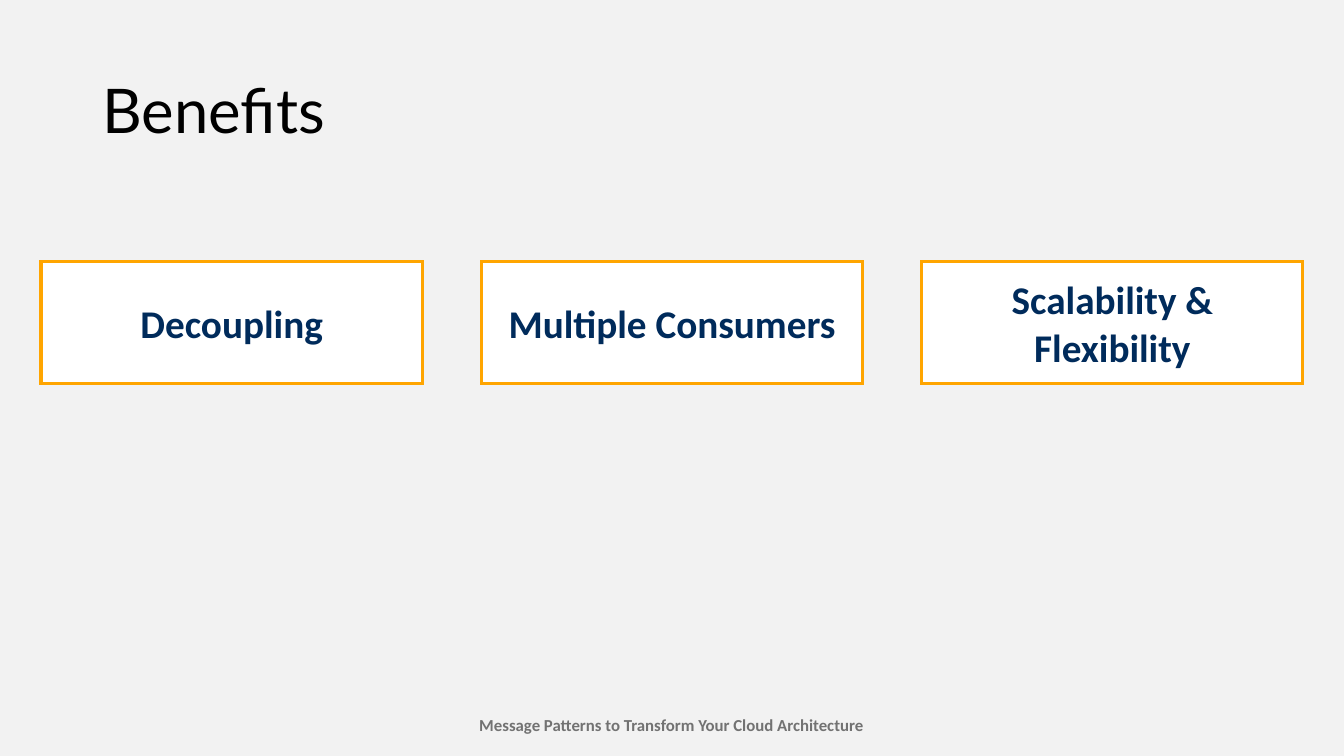
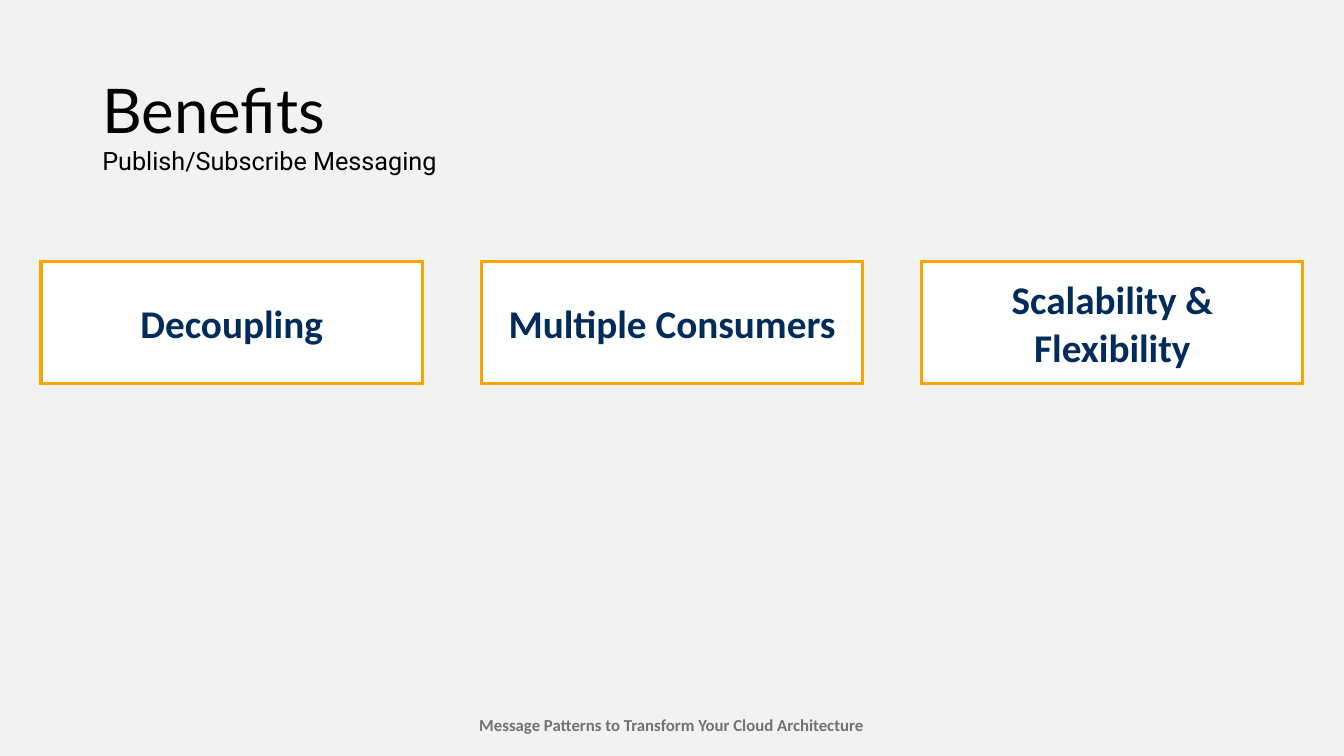
Before and after one commit to TaleLearnCode/MessagingPatternsToTransformYourCloudArchitecture, a slide deck: slide 31 of EventMaterials/MessagingPatterns-AtlantaCloudConference2025.pptx. Drawn at 1344x756 pixels with LibreOffice and Linux fonts; fonts in the diff are those of the drawing. Boxes give left, top, right and bottom in pixels: in the first picture for what was removed or moved away, otherwise in the second. Text is boxed around its words. In the diff, an @@ line names an element or a change of style, - is before the commit and + after.

```diff
--- a/EventMaterials/MessagingPatterns-AtlantaCloudConference2025.pptx
+++ b/EventMaterials/MessagingPatterns-AtlantaCloudConference2025.pptx
@@ text added at (102, 151, 436, 176), 18 pt, text #000000 @@
+Publish/Subscribe Messaging
```
Also in this commit, not shown: 43 other slides changed, 1 other file.
